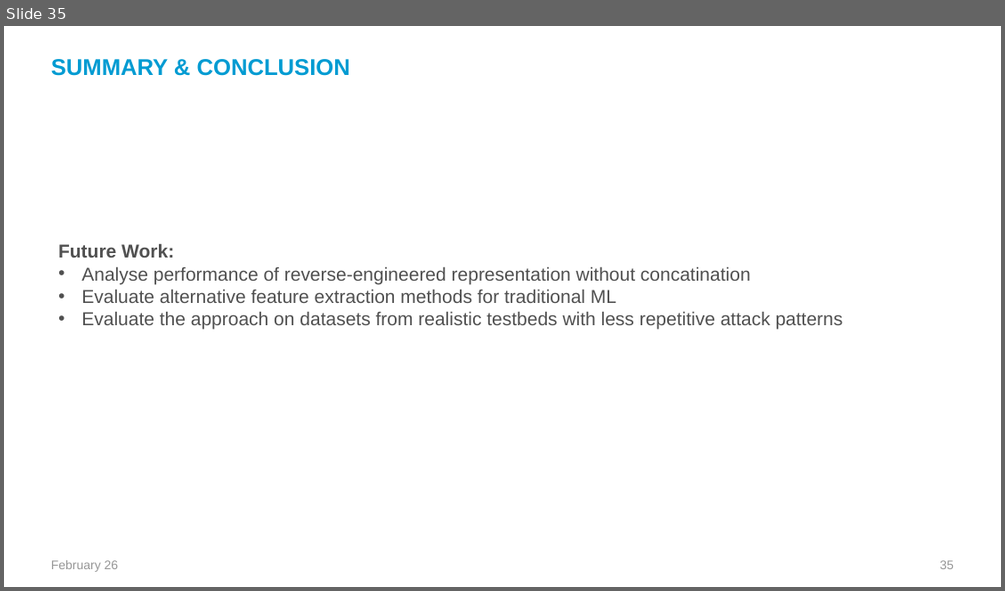
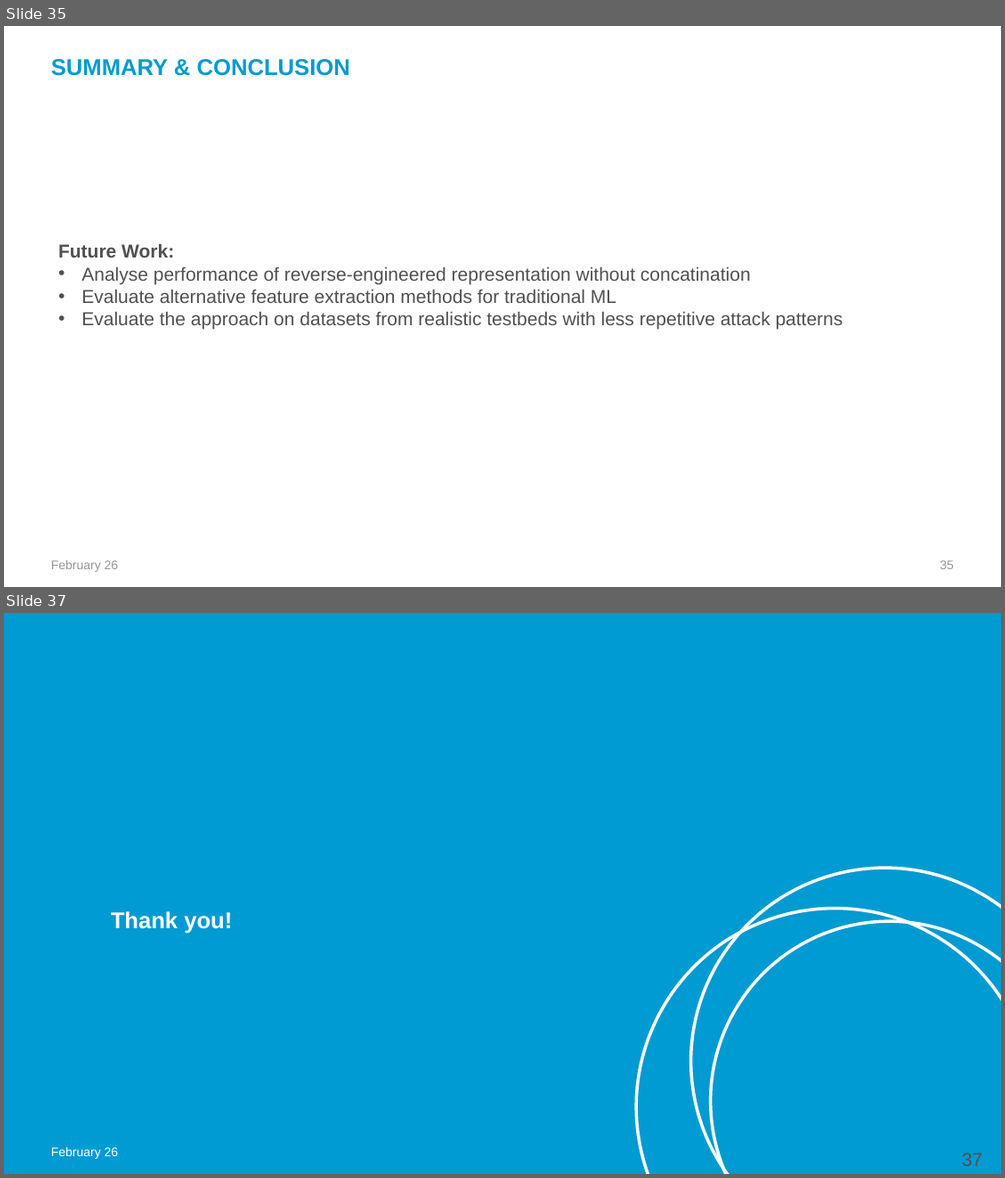
Before and after one commit to abdelazizSalah/Study_Project, a slide deck: Assignment6/final_presentation.pptx. Shown one above the other, each under a label of ours: slide 35 before the commit, slides 35 and 37 after it; the slides between them are not shown. The pictures are 1005x591 and 1005x1178 pixels, drawn with LibreOffice and Linux fonts; fonts in the diff are those of the drawing; background and template pictures are left out. Boxes give left, top, right and bottom in pixels: in the first picture for what was removed or moved away, otherwise in the second. Text is boxed around its words. In the diff, an @@ line names an element or a change of style, - is before the commit and + after.

```diff
--- a/Assignment6/final_presentation.pptx
+++ b/Assignment6/final_presentation.pptx
@@ slide 37 added at box(4, 613, 1001, 1174), background #009BD2 @@
@@ freeform shape added at box(691, 868, 1001, 1174), outline #FFFFFF 3 pt @@
@@ text added at box(111, 911, 232, 933), 22 pt, text #FFFFFF, bold @@
+Thank you!
@@ freeform shape added at box(637, 908, 1001, 1174), outline #FFFFFF 3 pt @@
@@ freeform shape added at box(711, 921, 1001, 1174), outline #FFFFFF 3 pt @@
@@ text added at box(51, 1147, 119, 1159), 12 pt, text #FFFFFF @@
+February 26
@@ page number added at box(962, 1152, 982, 1166), 18 pt, text #505050 @@
+37
```
Also in this commit, not shown: 7 slides changed, 5 other slides added, 49 other files.
